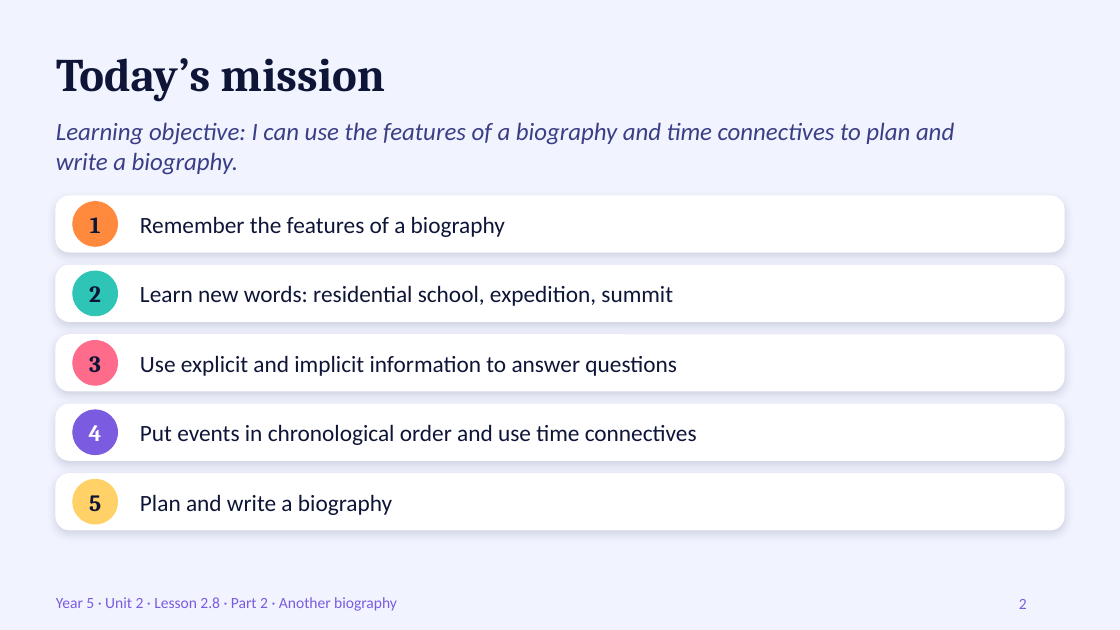
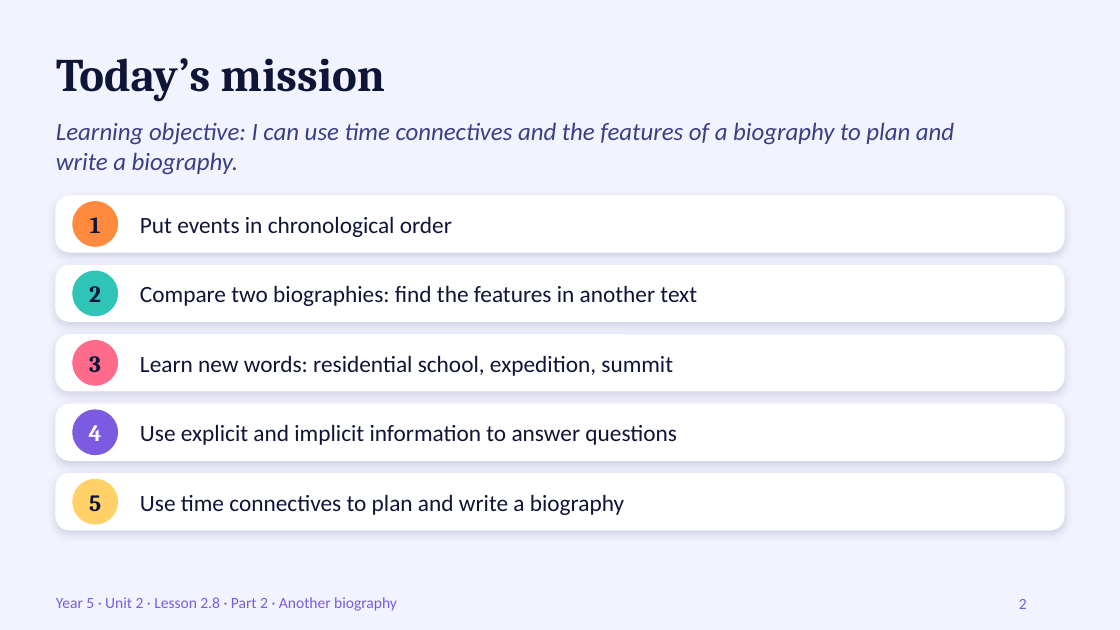
Before and after one commit to cobraarsgb6-hub/primary-exam-system, a slide deck: slide 2 of resources/coligo/Ali/English 105/Unit2_Lesson2.8_Part2_Another_Biography.pptx. Drawn at 1120x630 pixels with LibreOffice and Linux fonts; fonts in the diff are those of the drawing. Boxes give left, top, right and bottom in pixels: in the first picture for what was removed or moved away, otherwise in the second. Text is boxed around its words. In the diff, an @@ line names an element or a change of style, - is before the commit and + after.

```diff
--- a/resources/coligo/Ali/English 105/Unit2_Lesson2.8_Part2_Another_Biography.pptx
+++ b/resources/coligo/Ali/English 105/Unit2_Lesson2.8_Part2_Another_Biography.pptx
@@ text at [56, 122, 954, 175]: text changed @@
-Learning objective: I can use the features of a biography and time connectives to plan and write a biography.
+Learning objective: I can use time connectives and the features of a biography to plan and write a biography.
@@ text at [140, 216, 452, 237]: text changed @@
-Remember the features of a biography
+Put events in chronological order
@@ text added at [140, 285, 697, 306], 15 pt, text #0E1537 @@
+Compare two biographies: find the features in another text
@@ text "Learn new words: residential school, ...": place and size @@
-text "Learn new words: residential school, ..." at [140, 285, 673, 306]
+text "Learn new words: residential school, ..." at [140, 355, 673, 376]
@@ text "Use explicit and implicit information ...": place and size @@
-text "Use explicit and implicit information ..." at [140, 355, 677, 376]
+text "Use explicit and implicit information ..." at [140, 424, 677, 445]
@@ text removed at [140, 424, 697, 445] @@
-Put events in chronological order and use time connectives
@@ text at [140, 494, 624, 515]: text changed @@
-Plan and write a biography
+Use time connectives to plan and write a biography
```
Also in this commit, not shown: 5 other slides changed, 2 slides added, 7 slides removed, 7 other files.
